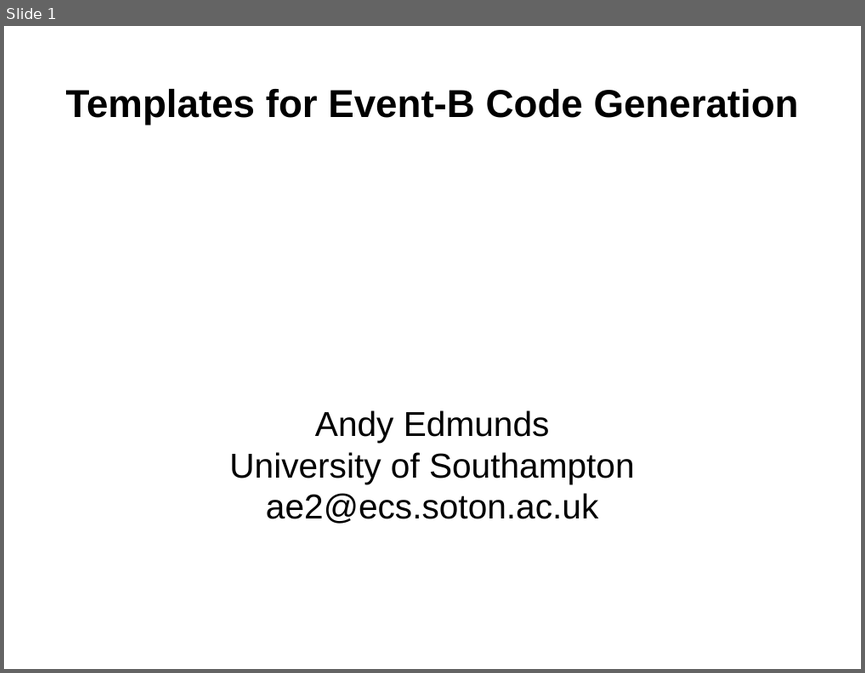
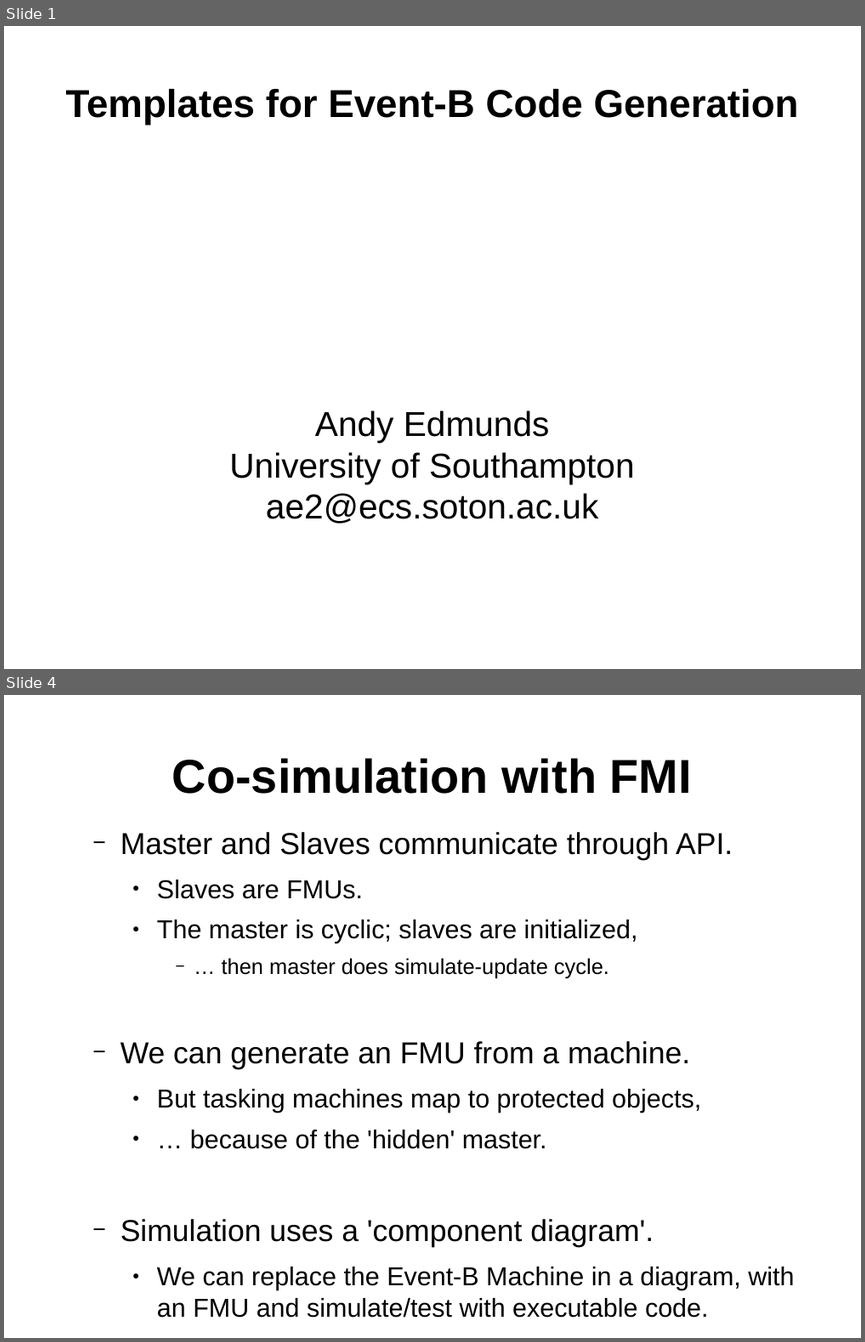
Before and after one commit to weetmuts/rodin-b-sharp-iUML_B_Utils, a slide deck: work/store/Writing/InterfaceTemplatesPaper(acceptedABZ2014)/presentation/templates.odp. Shown one above the other, each under a label of ours: slide 1 before the commit, slides 1 and 4 after it; the slides between them are not shown. The pictures are 865x673 and 865x1342 pixels, drawn with LibreOffice and Linux fonts; fonts in the diff are those of the drawing. Boxes give left, top, right and bottom in pixels: in the first picture for what was removed or moved away, otherwise in the second. Text is boxed around its words. In the diff, an @@ line names an element or a change of style, - is before the commit and + after.

```diff
--- a/work/store/Writing/InterfaceTemplatesPaper(acceptedABZ2014)/presentation/templates.odp
+++ b/work/store/Writing/InterfaceTemplatesPaper(acceptedABZ2014)/presentation/templates.odp
@@ slide 4 added at [4, 695, 861, 1338], background #FFFFFF @@
@@ title added at [172, 758, 692, 794], 44 pt, text #000000, bold @@
+Co-simulation with FMI
@@ text added at [120, 832, 794, 1317], 24 pt, text #000000 @@
+  − Master and Slaves communicate through API.
+    ● Slaves are FMUs.
+    ● The master is cyclic; slaves are initialized,
+      − … then master does simulate-update cycle.
+  − We can generate an FMU from a machine.
+    ● But tasking machines map to protected objects,
+    ● … because of the 'hidden' master.
+  − Simulation uses a 'component diagram'.
+    ● We can replace the Event-B Machine in a diagram, with an FMU and simulate/test with executable code.
```
Also in this commit, not shown: 2 slides changed, 10 other slides added, 1 slide removed, 11 other files.
